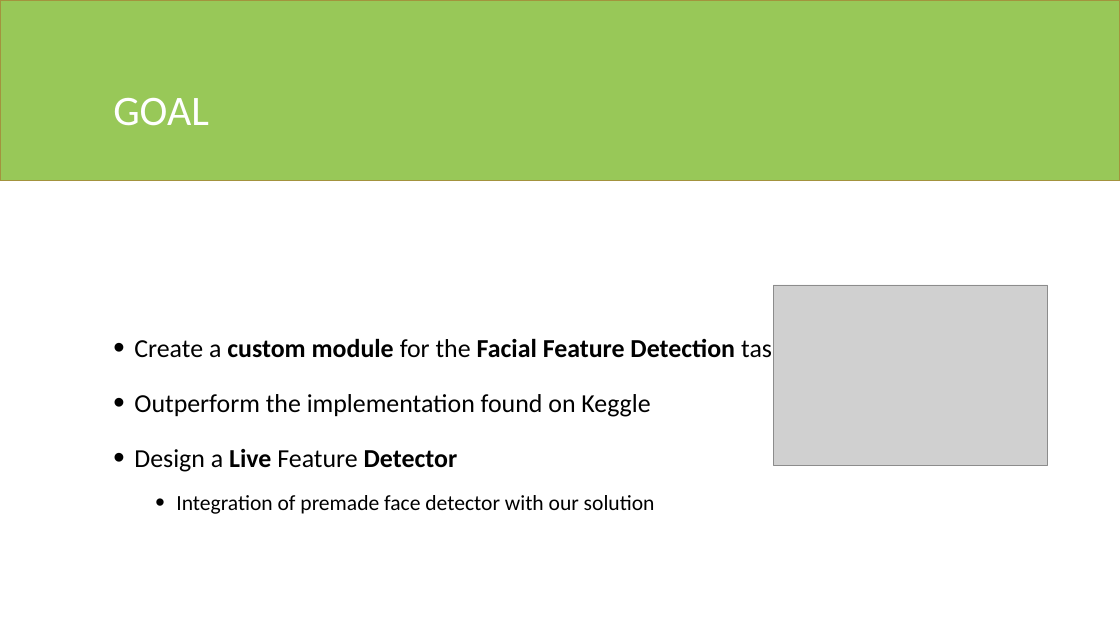
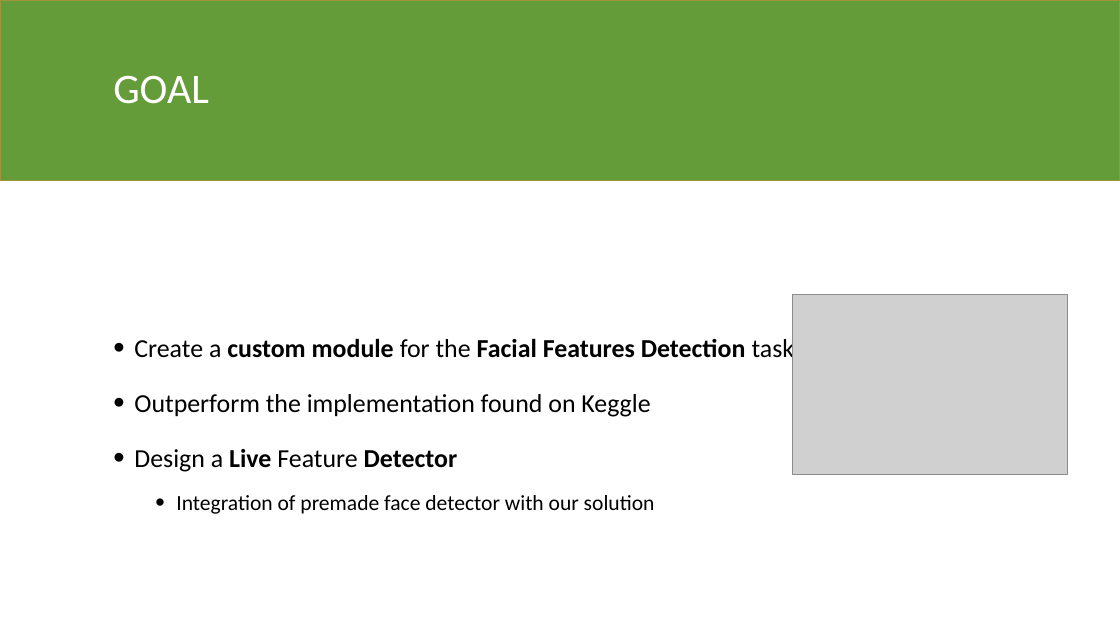
Before and after one commit to fedeloper/Biometrics2021, a slide deck: slide 3 of Facial Keypoints Detector.pptx. Drawn at 1120x630 pixels with LibreOffice and Linux fonts; fonts in the diff are those of the drawing; grey boxes stand for pictures. Boxes give left, top, right and bottom in pixels: in the first picture for what was removed or moved away, otherwise in the second. Text is boxed around its words. In the diff, an @@ line names an element or a change of style, - is before the commit and + after.

```diff
--- a/Facial Keypoints Detector.pptx
+++ b/Facial Keypoints Detector.pptx
@@ rectangle at (x1=0, y1=0, x2=1120, y2=181): fill #98C858 to #659C3A @@
@@ title "GOAL" moved from (x1=113, y1=98, x2=209, y2=126) to (x1=113, y1=75, x2=209, y2=104) @@
@@ picture moved from (x1=774, y1=285, x2=1049, y2=465) to (x1=793, y1=294, x2=1068, y2=475) @@
@@ text at (x1=134, y1=336, x2=795, y2=364): text changed @@
-• Create a custom module for the Facial Feature Detection task
+• Create a custom module for the Facial Features Detection task
```
Also in this commit, not shown: 13 other slides changed, 1 slide added, 2 slides removed.
